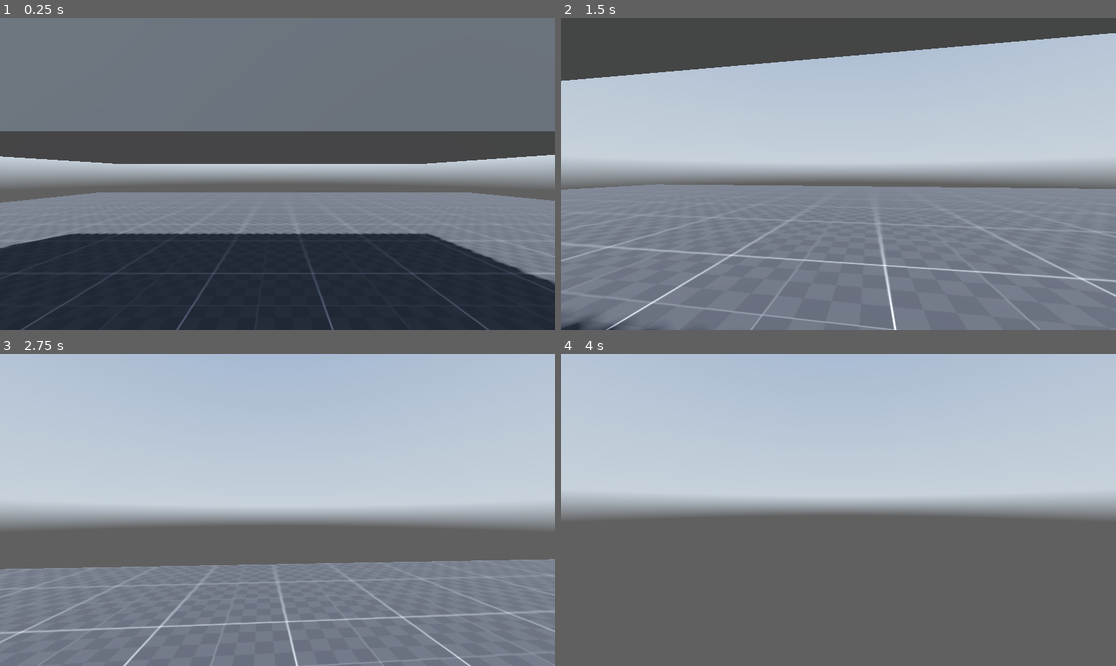
Above: before the commit, frames 1-4 (two rows, left to right).
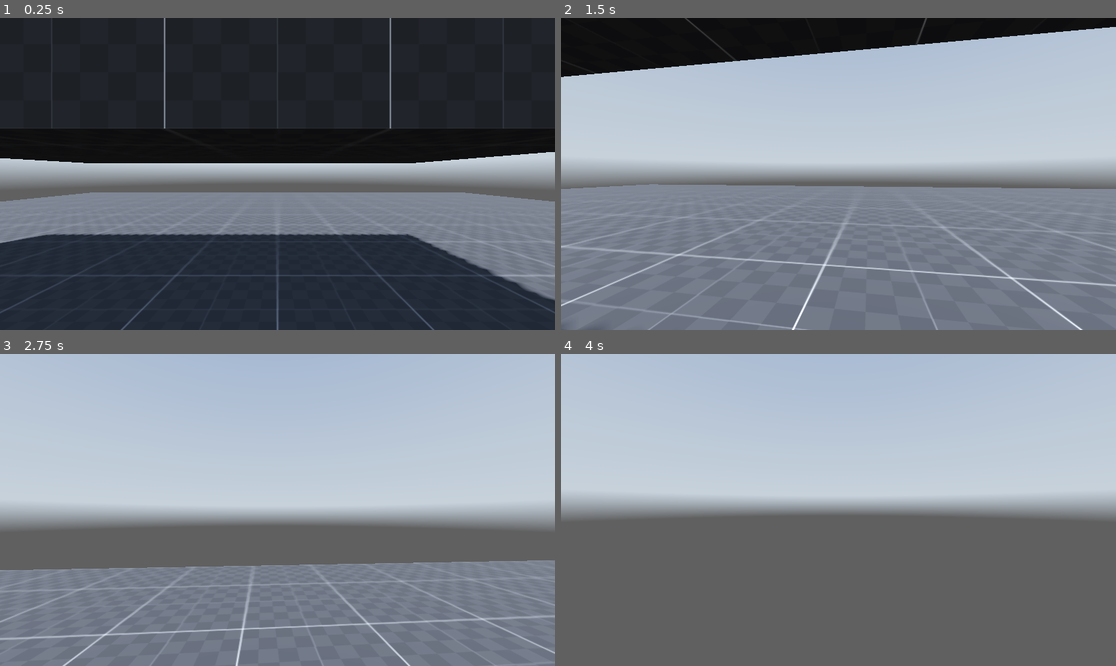
Above: after the commit, the same moments.

Repository: BryanDistefano2001/abandonware2.0
Game: Godot game, scene res://scenes/world.tscn
Two runs of this game, one before a commit and one after it. Both use one fixed random seed, a clock stepped at 60 frames per second and the inputs below. A sky picture missing from this copy of the repository is replaced by a grey-blue gradient.
Inputs (mouse positions are in pixels of both pictures, inside the frame that each line leads up to):
- Up to frame 1 (0.25 s): no input
- Up to frame 2 (1.5 s): tap Enter at 0.5 s; move the mouse to (866, 174) at 0.52 s; hold Ctrl (crouch) 0.53-1.28 s; hold W (forward) from 0.53 s (still down); click (866, 174) at 0.67 s; tap Space (jump) at 0.77, 0.8, 1.07, 1.35 s; move the mouse to (810, 174) at 1.27 s
- Up to frame 3 (2.75 s): keep holding W (forward); tap Space (jump) at 1.52, 1.82, 2.3 s; tap Ctrl (crouch) at 1.55 s; move the mouse to (288, 503) at 2.02 s; hold Ctrl (crouch) from 2.03 s (still down)
- Up to frame 4 (4 s): keep holding W (forward); move the mouse to (832, 516) at 2.77 s; release Ctrl (crouch) at 2.78 s; tap Shift (sprint) at 2.85 s; click (832, 516) at 2.92 s; tap Space (jump) at 3.02, 3.32, 3.5, 3.77, 3.8 s; tap Ctrl (crouch) at 3.05 s; move the mouse to (877, 513) at 3.52 s; hold Ctrl (crouch) from 3.53 s (still down)

The runs differ from the first frame. In frame 1, 49% of the frame differs, in the area x 0-100%, y 0-100%; in frame 2, 16%; in frame 3, 3.2%; in frame 4, nothing differs.

Commit message:
testing
figuring out how to lerp while keeping the variable to 0

Diff:
--- /dev/null
+++ b/assets/materials/dark_box.tres
@@ -0,0 +1,7 @@
+[gd_resource type="StandardMaterial3D" load_steps=2 format=3 uid="uid://bpaowsiy7l0h7"]
+
+[ext_resource type="Texture2D" uid="uid://drnlwsaocyr4y" path="res://assets/textures/dev/grids/Dark/texture_07.png" id="1_7i1gb"]
+
+[resource]
+albedo_texture = ExtResource("1_7i1gb")
+uv1_triplanar = true
--- a/scenes/world.tscn
+++ b/scenes/world.tscn
@@ -1,12 +1,8 @@
-[gd_scene load_steps=8 format=3 uid="uid://b4xfu6xvio5ot"]
+[gd_scene load_steps=7 format=3 uid="uid://b4xfu6xvio5ot"]
 
+[ext_resource type="Material" uid="uid://bpaowsiy7l0h7" path="res://assets/materials/dark_box.tres" id="1_4wyf3"]
 [ext_resource type="Texture2D" uid="uid://b8kx5hyq1xias" path="res://assets/hdris/kloofendal_48d_partly_cloudy_puresky_2k.hdr" id="1_nnsk1"]
-[ext_resource type="Texture2D" uid="uid://drnlwsaocyr4y" path="res://assets/textures/dev/grids/Dark/texture_07.png" id="1_rwgxs"]
 [ext_resource type="PackedScene" uid="uid://cyk6svblrkgqt" path="res://scenes/player.tscn" id="3_4wyf3"]
-
-[sub_resource type="StandardMaterial3D" id="StandardMaterial3D_4wyf3"]
-albedo_texture = ExtResource("1_rwgxs")
-uv1_triplanar = true
 
 [sub_resource type="PanoramaSkyMaterial" id="PanoramaSkyMaterial_rwgxs"]
 panorama = ExtResource("1_nnsk1")
@@ -28,10 +24,11 @@
 transform = Transform3D(1, 0, 0, 0, 1, 0, 0, 0, 1, 0, -1, 0)
 use_collision = true
 size = Vector3(20, 1, 20)
-material = SubResource("StandardMaterial3D_4wyf3")
+material = ExtResource("1_4wyf3")
 
 [node name="CSGBox3D2" type="CSGBox3D" parent="stage"]
 transform = Transform3D(1, 0, 0, 0, 1, 0, 0, 0, 1, -0.5, 1.2, -1.40015)
+material_override = ExtResource("1_4wyf3")
 use_collision = true
 size = Vector3(6, 1, 3)
 
@@ -45,4 +42,4 @@
 shadow_enabled = true
 
 [node name="player" parent="." instance=ExtResource("3_4wyf3")]
-transform = Transform3D(1, 0, 0, 0, 1, 0, 0, 0, 1, -0.355, 0, 1.046)
+transform = Transform3D(1, 0, 0, 0, 1, 0, 0, 0, 1, 0, -0.6, 1)
--- a/scripts/player.gd
+++ b/scripts/player.gd
@@ -61,7 +61,7 @@
 		standing_collision_shape.disabled = true   # standing = true
 		crouching_collision_shape.disabled = false # crouching = false
 	elif !crouch_ray_cast.is_colliding():
-		standing_collision_shape.disabled = false # standing = fase
+		standing_collision_shape.disabled = false # standing = false
 		crouching_collision_shape.disabled = true # crouching = true
 		pivot.position.y = lerp(pivot.position.y, 1.0, delta * crouch_lerp_speed) # stands character up
 		if Input.is_action_pressed("sprint"):
@@ -69,25 +69,25 @@
 		else:
 			speed_current = speed_walking # and back to walking
 
-		print("new")
-
 	# Handle jump.
-	if Input.is_action_just_pressed("jump") and is_on_floor(): # checks if jump = pressed and is on floor
+	if Input.is_action_just_pressed("jump") and is_on_floor(): # checks if jump is pressed and is on floor
 		velocity.y = jump_velocity # velocity gets jump power
 
 	# Get the input direction and handle the movement/deceleration.
 	var input_dir = Input.get_vector("left", "right", "forward", "backwards")
 	#direction = (transform.basis * Vector3(input_dir.x, 0, input_dir.y)).normalized()
-	direction = lerp(direction,(transform.basis * Vector3(input_dir.x, 0, input_dir.y)).normalized(), delta * lerp_speed)
-	# direction =
+	direction = lerp(direction,(transform.basis * Vector3(input_dir.x, 0.0, input_dir.y)).normalized(), delta * lerp_speed)
+
+	print("direction + ", direction)
 
 	if direction:
 		velocity.x = direction.x * speed_current
 		velocity.z = direction.z * speed_current
 
 	else:
-		velocity.x = move_toward(velocity.x, 0, speed_current)
-		velocity.z = move_toward(velocity.z, 0, speed_current)
+		velocity.x = move_toward(velocity.x, 0, .8)
+		velocity.z = move_toward(velocity.z, 0, .8)
 
-	print("el")
+
+
 	move_and_slide()
